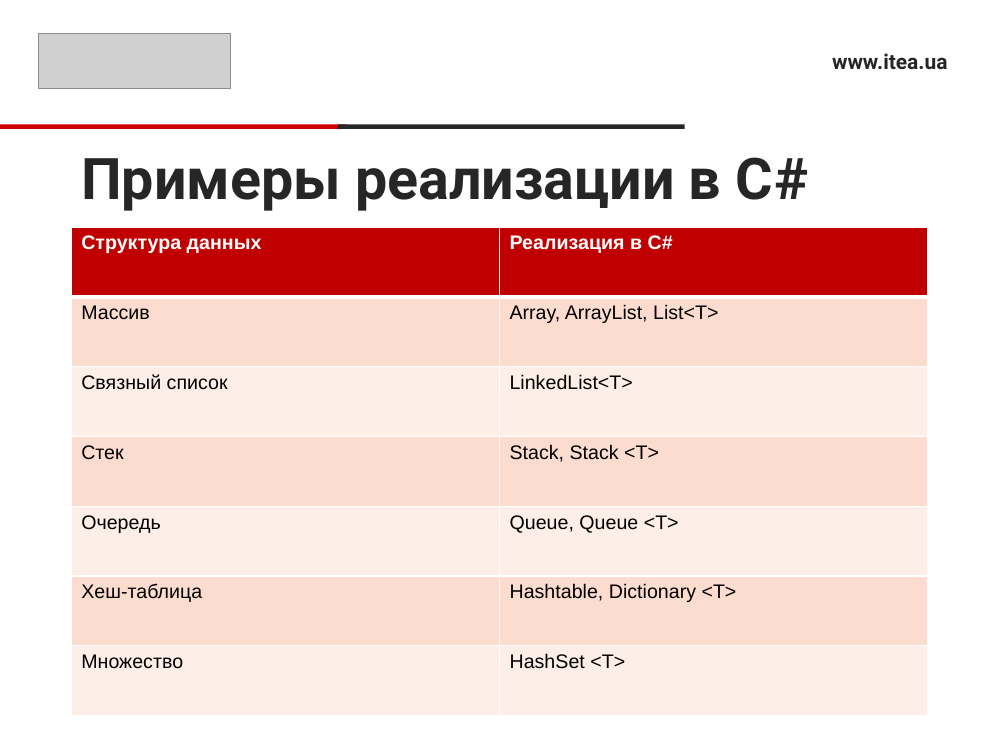
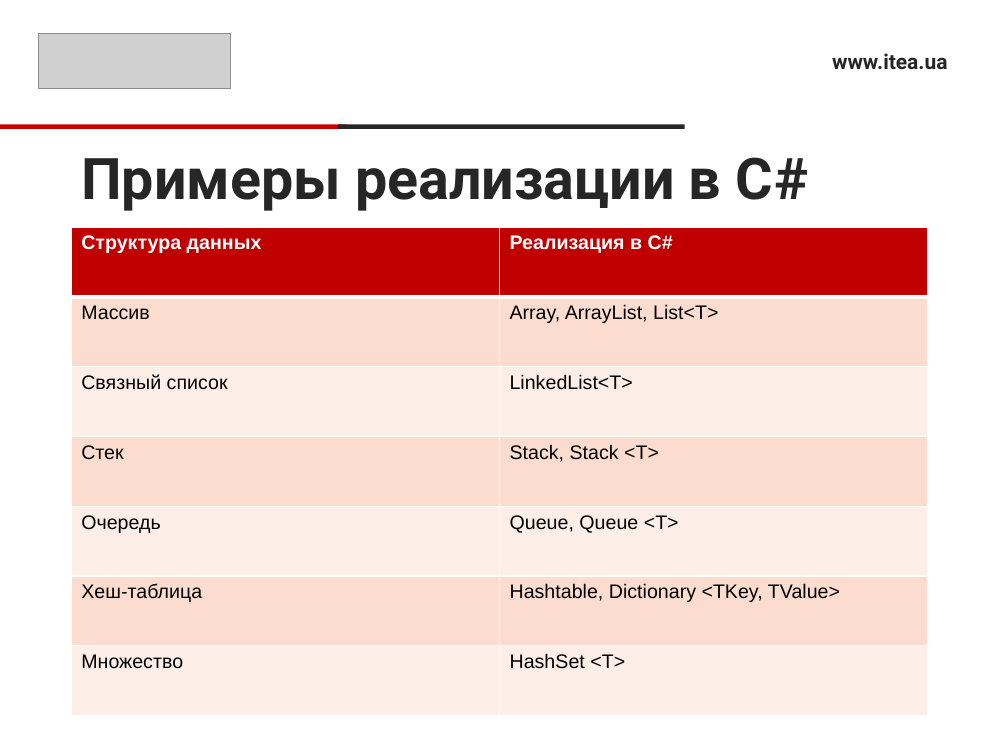
Before and after one commit to Ryabik/CSharpProfessional, a slide deck: slide 31 of 1.Collections/CollectionsPresentation.pptx (slide 17 before the commit). Drawn at 1008x756 pixels with LibreOffice and Linux fonts; fonts in the diff are those of the drawing; grey boxes stand for pictures. Boxes give left, top, right and bottom in pixels: in the first picture for what was removed or moved away, otherwise in the second. Text is boxed around its words. In the diff, an @@ line names an element or a change of style, - is before the commit and + after.

```diff
--- a/1.Collections/CollectionsPresentation.pptx
+++ b/1.Collections/CollectionsPresentation.pptx
@@ table at box(72, 227, 928, 716) @@
-row 6, column 2: Hashtable, Dictionary <T>
+row 6, column 2: Hashtable, Dictionary <TKey, TValue>
```
Also in this commit, not shown: 5 other slides changed, 9 slides added, 1 slide removed.
